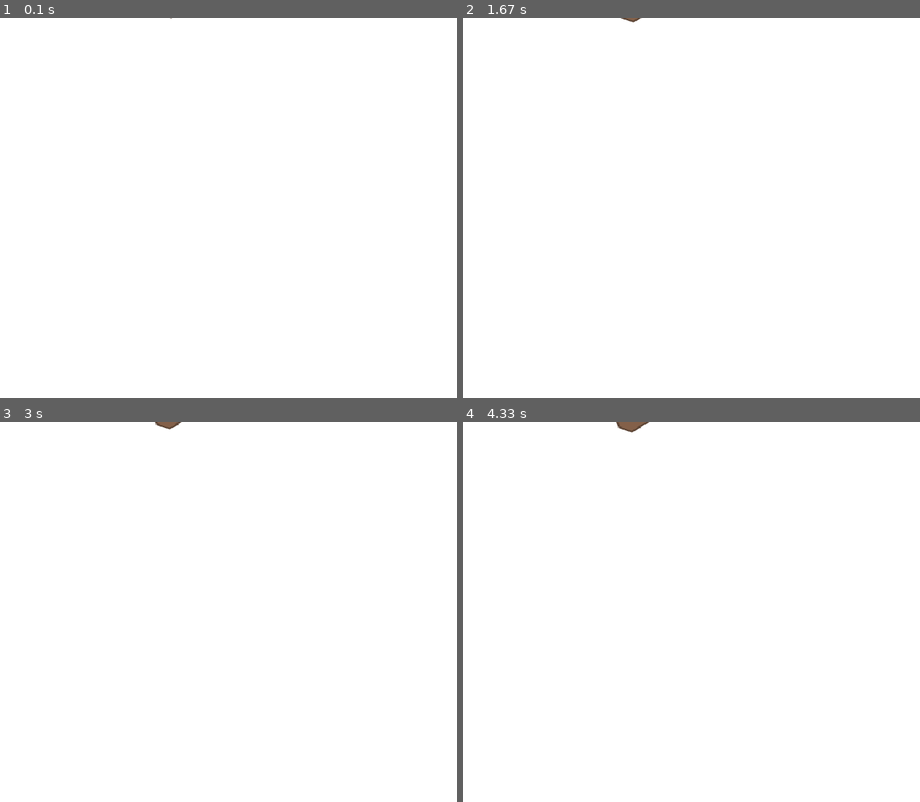
Above: before the commit, frames 1-4 (two rows, left to right).
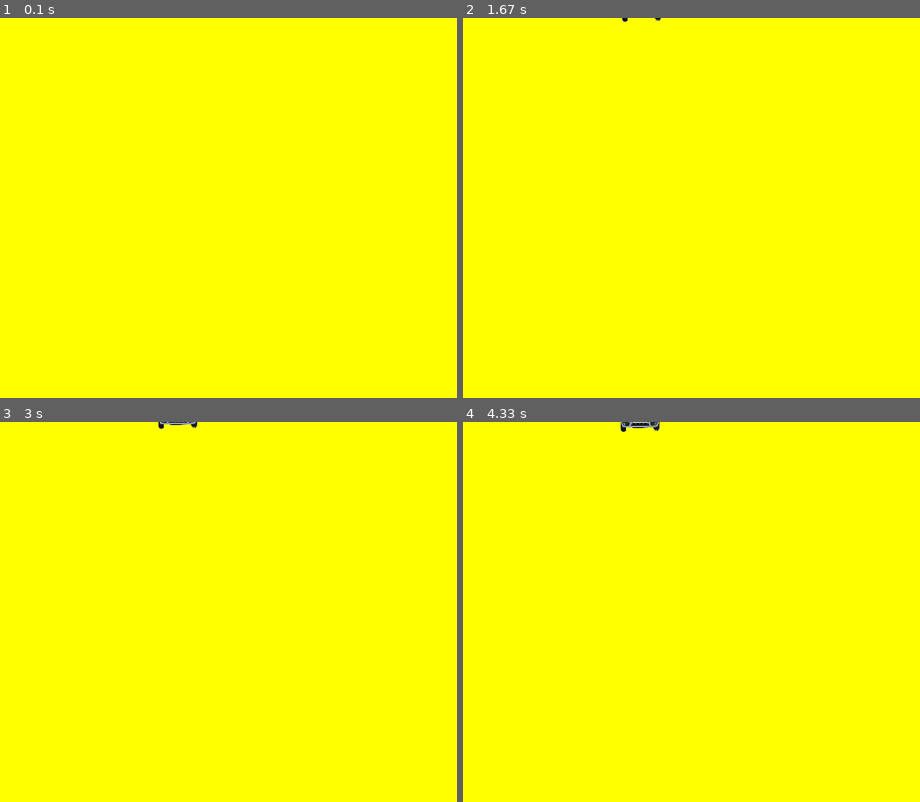
Above: after the commit, the same moments.

Repository: Arthuramcardoso/Pygame
Game: pygame game, started from V2.py
The game is run twice, just before and just after one commit, with the same random seed, the same clock (stepped at 60 frames per second) and the same inputs.
Inputs:
- Up to frame 1 (0.1 s): no input
- Up to frame 2 (1.67 s): no input
- Up to frame 3 (3 s): no input
- Up to frame 4 (4.33 s): no input

The runs differ from the first frame. In frame 1, 100% of the frame differs, in the area x 0-100%, y 0-100%; in frame 2, 100%; in frame 3, 100%; in frame 4, 100%.

Commit message:
ajuste da imagem

Diff:
--- a/V2.py
+++ b/V2.py
@@ -12,11 +12,11 @@
 
 
 # ----- definição tamanhos das estruturas
-altura_inicial_do_obstaculo = 50
-largura_inicial_do_obstaculo = 50
+altura_inicial_do_carro_da_fgv = 50
+largura_inicial_do_carro_da_fgv = 70
 
-obstaculo_img = pygame.image.load('recursos/imagem_do_meteoro.png')
-obstaculo_img_small = pygame.transform.scale(obstaculo_img, (largura_inicial_do_obstaculo, altura_inicial_do_obstaculo))
+carro_da_fgv_img = pygame.image.load('recursos/imagem_do_carro_da_fgv.png').convert_alpha()
+carro_da_fgv_img_small = pygame.transform.scale(carro_da_fgv_img, (largura_inicial_do_carro_da_fgv, altura_inicial_do_carro_da_fgv))
 
 
 
@@ -25,11 +25,11 @@
 
 # ----- Posição do obstáculo
 
-posição_x_obstaculo = 200
-posição_y_obstaculo = -altura_inicial_do_obstaculo
+posição_x_carro_da_fgv = 200
+posição_y_carro_da_fgv = -altura_inicial_do_carro_da_fgv
 
-velocidade_x_do_obstaculo = -0.015
-velocidade_y_do_obstaculo = 0.05
+velocidade_x_do_carro_da_fgv = -0.015
+velocidade_y_do_carro_da_fgv = 0.05
 
 # ===== Loop principal =====
 while game:
@@ -41,16 +41,16 @@
 
     # ----- Atualiza estado do jogo
     # Atualizando a posição do meteoro
-    posição_x_obstaculo += velocidade_x_do_obstaculo
-    posição_y_obstaculo += velocidade_y_do_obstaculo
+    posição_x_carro_da_fgv += velocidade_x_do_carro_da_fgv
+    posição_y_carro_da_fgv += velocidade_y_do_carro_da_fgv
     # Se o obstaculo passar do final da tela, volta para cima
-    if posição_y_obstaculo > altura_da_tela or posição_x_obstaculo + largura_inicial_do_obstaculo < 0 or posição_x_obstaculo > largura_da_tela:
-        posição_x_obstaculo = 200
-        posição_y_obstaculo = -altura_inicial_do_obstaculo
+    if posição_y_carro_da_fgv > altura_da_tela or posição_x_carro_da_fgv + largura_inicial_do_carro_da_fgv < 0 or posição_x_carro_da_fgv > largura_da_tela:
+        posição_x_carro_da_fgv = 200
+        posição_y_carro_da_fgv = -altura_inicial_do_carro_da_fgv
 
     # ----- Gera saídas
-    window.fill((255, 255, 255))  # Preenche com a cor branca
-    window.blit(obstaculo_img_small, (posição_x_obstaculo, posição_y_obstaculo))
+    window.fill((255, 255, 0))  # Preenche com a cor branca
+    window.blit(carro_da_fgv_img_small, (posição_x_carro_da_fgv, posição_y_carro_da_fgv))
 
     # ----- Atualiza estado do jogo
     pygame.display.update()  # Mostra o novo frame para o jogador
Binary file added: Recursos/imagem_do_carro_da_fgv.png
